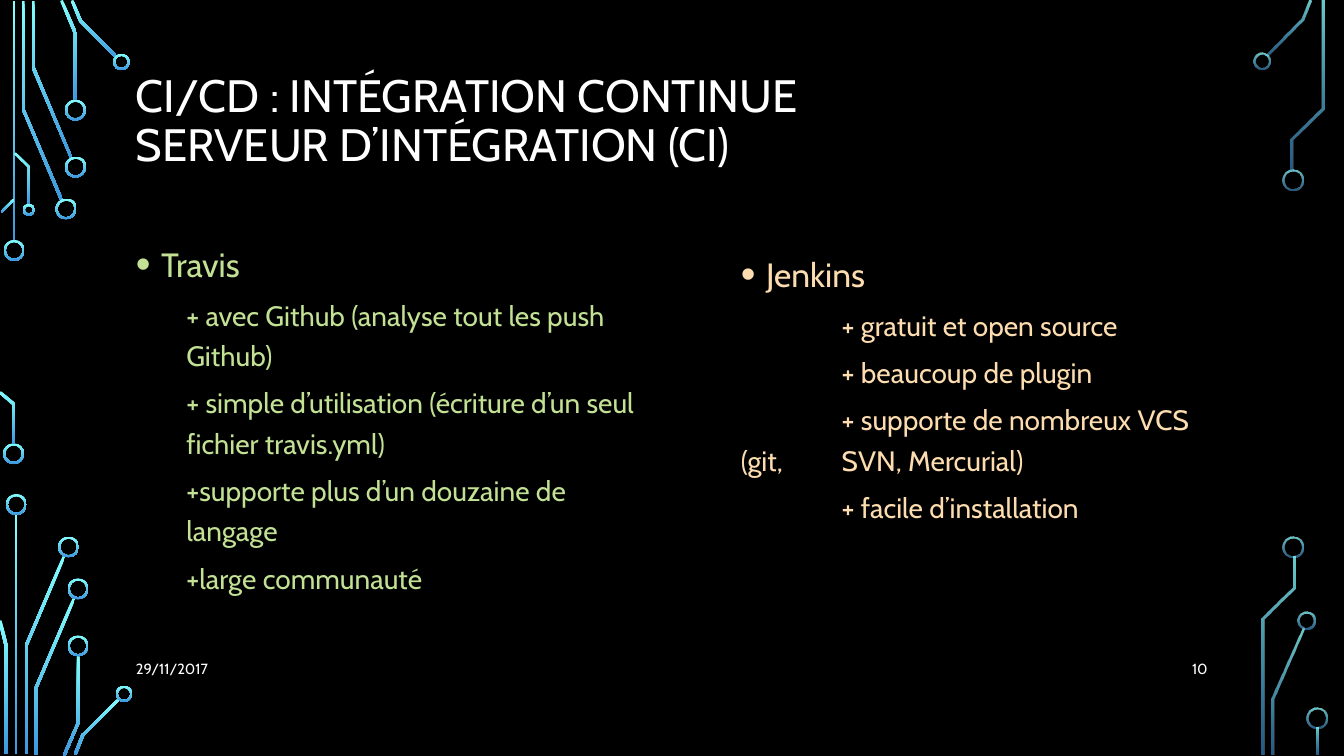
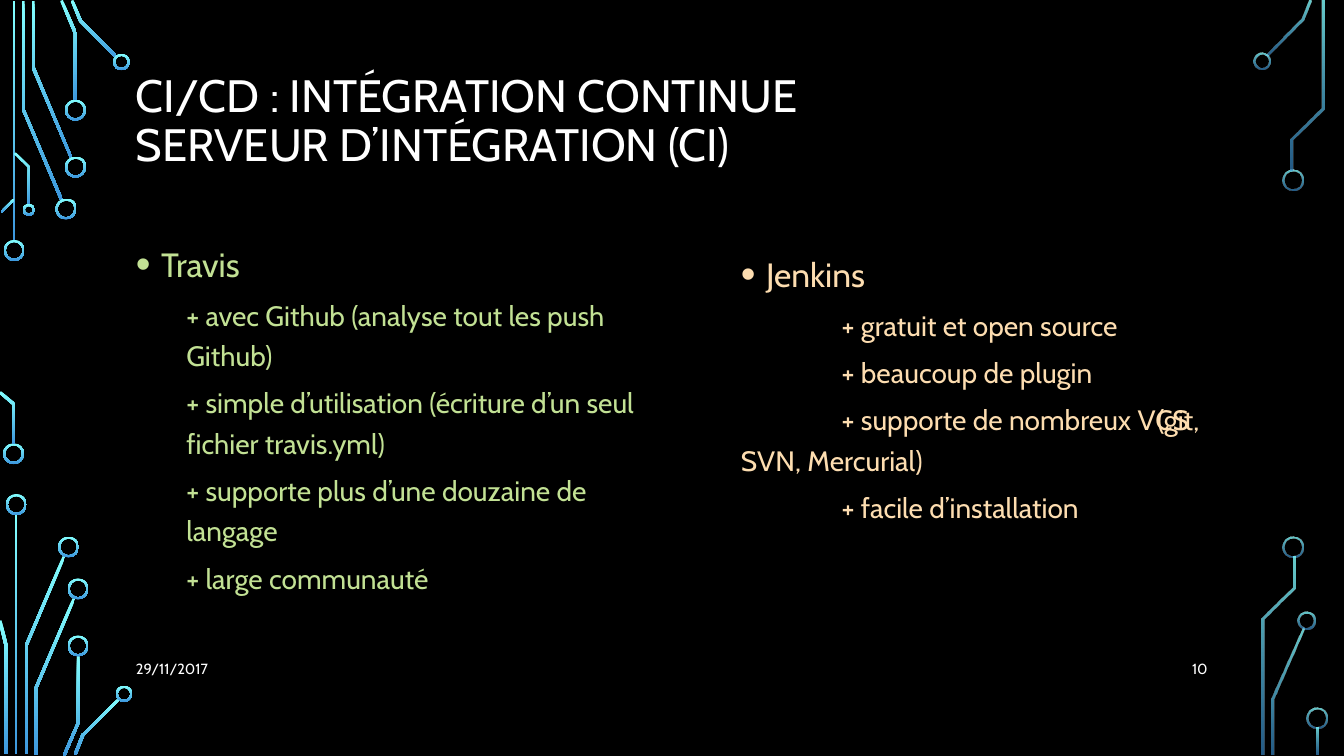
Before and after one commit to Julienbtn/cloud-project-equipe-7, a slide deck: slide 10 of Presentation Cloud.pptx. Drawn at 1344x756 pixels with LibreOffice and Linux fonts; fonts in the diff are those of the drawing; background and template pictures are left out. Boxes give left, top, right and bottom in pixels: in the first picture for what was removed or moved away, otherwise in the second. Text is boxed around its words. In the diff, an @@ line names an element or a change of style, - is before the commit and + after.

```diff
--- a/Presentation Cloud.pptx
+++ b/Presentation Cloud.pptx
@@ text "Jenkins" rewrapped from [766, 261, 1189, 519] to [741, 261, 1199, 519] @@
@@ text at [186, 480, 587, 595]: text changed @@
-  +supporte plus d’un douzaine de langage
-  +large communauté
+  + supporte plus d’une douzaine de langage
+  + large communauté
```
Also in this commit, not shown: 4 other slides changed.
